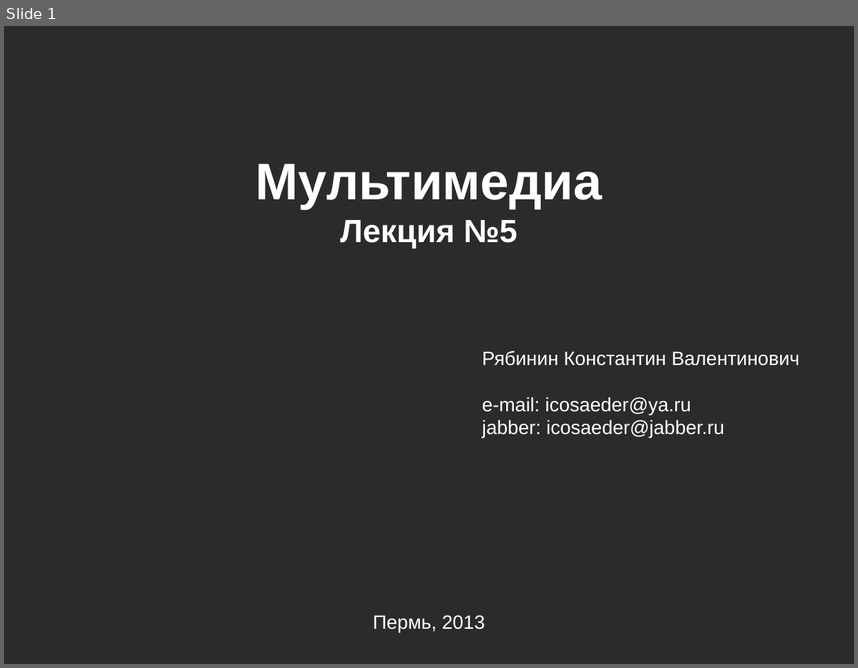
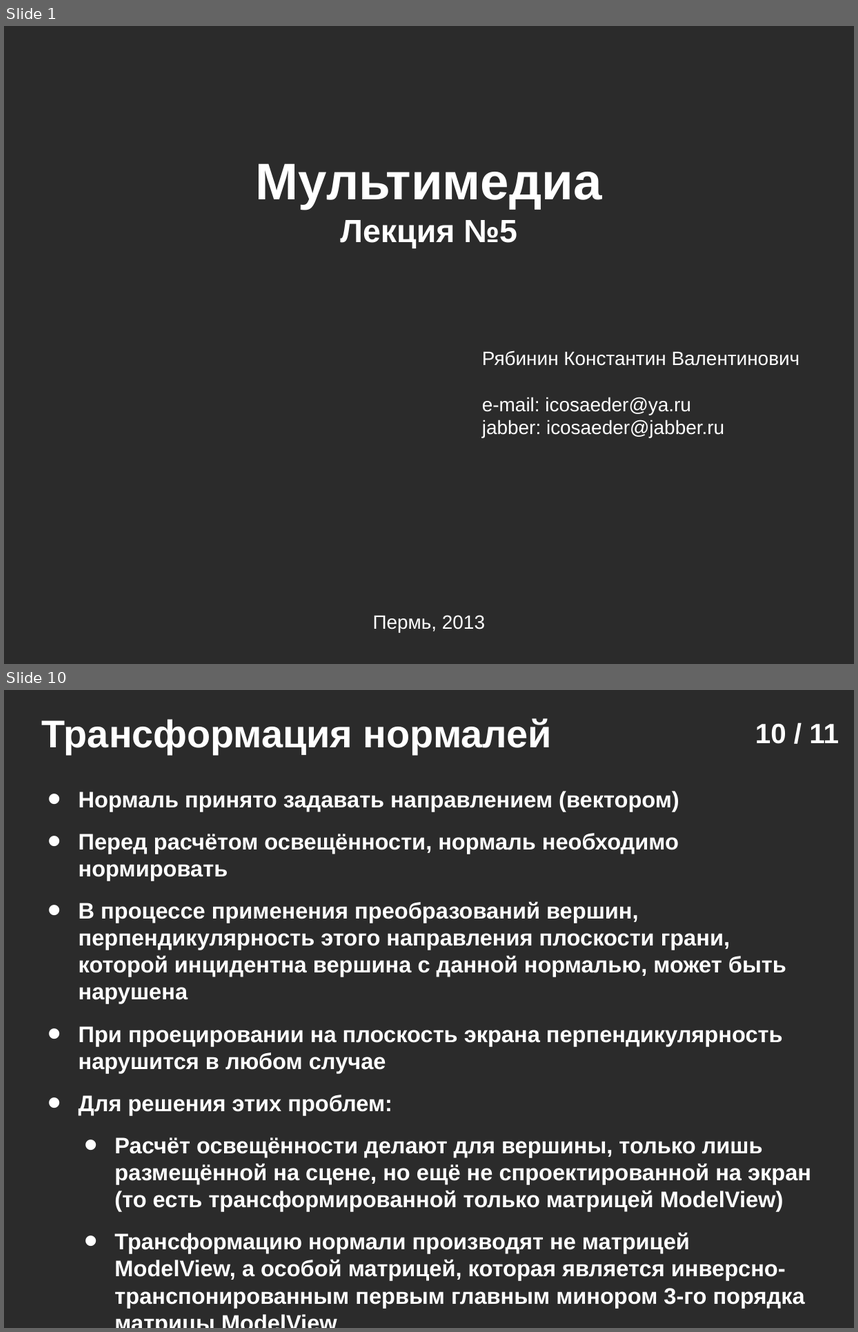
Before and after one commit to icosaeder/cg-lect, a slide deck: Лекции/Лекция 5/Лекция №5.odp. Shown one above the other, each under a label of ours: slide 1 before the commit, slides 1 and 10 after it; the slides between them are not shown. The pictures are 858x668 and 858x1332 pixels, drawn with LibreOffice and Linux fonts; fonts in the diff are those of the drawing; background and template pictures are left out; a plain dark background stands for a picture behind light text. Boxes give left, top, right and bottom in pixels: in the first picture for what was removed or moved away, otherwise in the second. Text is boxed around its words. In the diff, an @@ line names an element or a change of style, - is before the commit and + after.

```diff
--- a/Лекции/Лекция 5/Лекция №5.odp
+++ b/Лекции/Лекция 5/Лекция №5.odp
@@ slide 10 added at [4, 690, 854, 1328], background picture (left out) @@
@@ text added at [42, 718, 552, 754], 36 pt, text #FFFFFF, bold @@
+Трансформация нормалей
@@ page number added at [755, 724, 839, 744], 26 pt, text #FFFFFF, bold @@
+10 / 11
@@ text added at [79, 791, 811, 1308], 21 pt, text #FFFFFF, bold @@
+• Нормаль принято задавать направлением (вектором)
+• Перед расчётом освещённости, нормаль необходимо нормировать
+• В процессе применения преобразований вершин, перпендикулярность этого направления плоскости грани, которой инцидентна вершина с данной нормалью, может быть нарушена
+• При проецировании на плоскость экрана перпендикулярность нарушится в любом случае
+• Для решения этих проблем:
+    • Расчёт освещённости делают для вершины, только лишь размещённой на сцене, но ещё не спроектированной на экран (то есть трансформированной только матрицей ModelView)
+    • Трансформацию нормали производят не матрицей ModelView, а особой матрицей, которая является инверсно-транспонированным первым главным минором 3-го порядка матрицы ModelView
```
Also in this commit, not shown: 9 other slides added, 8 slides removed, 8 other files.
